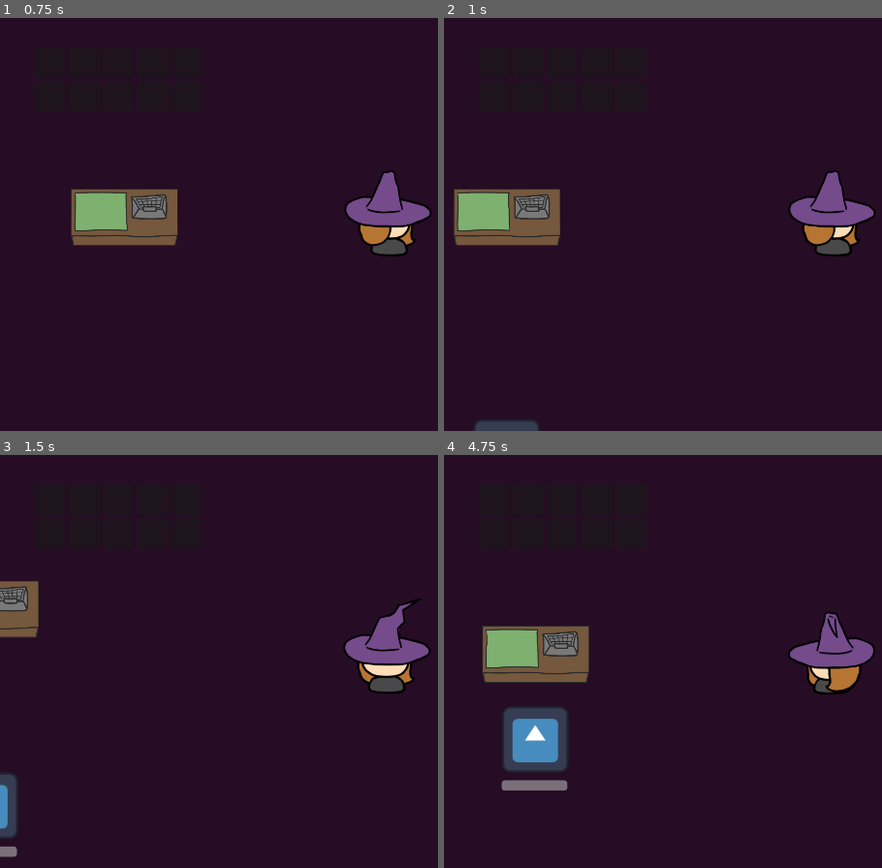
Above: before the commit, frames 1-4 (two rows, left to right).
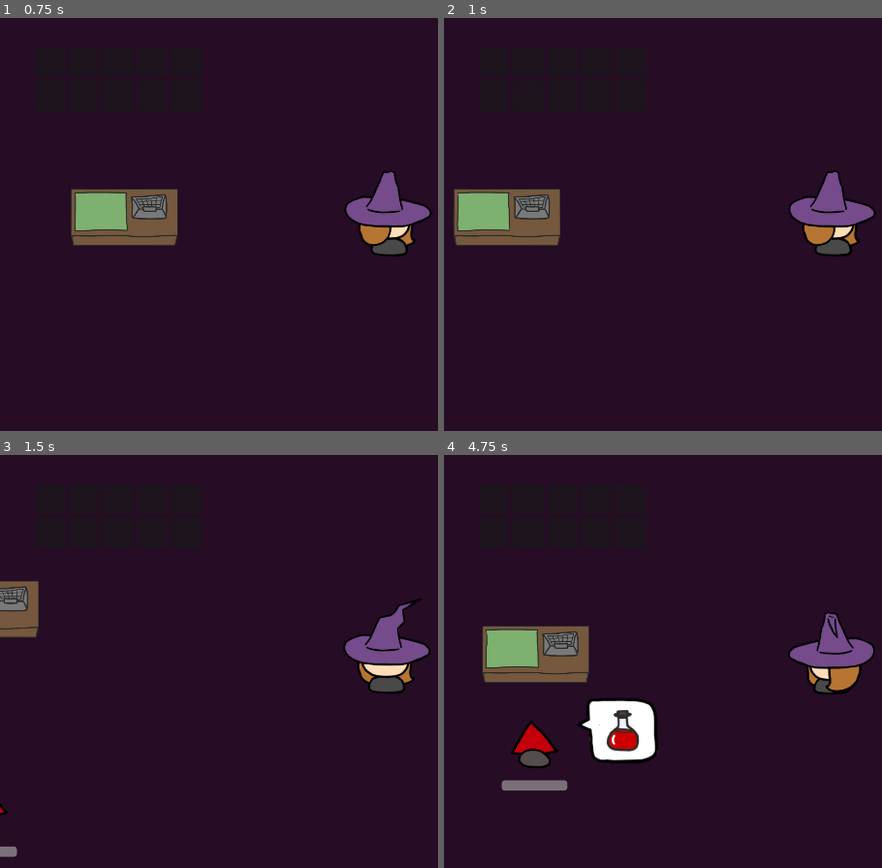
Above: after the commit, the same moments.

Repository: monaimerr/Ryhm-2
Game: Godot game, scene res://scenes/test/customer_test.tscn
Two runs of this game, one before a commit and one after it. Both use one fixed random seed, a clock stepped at 60 frames per second and the inputs below. This scene is started directly instead of the project's main scene. The engine's default icon, where the game draws it, is replaced by a stand-in: a white triangle on a blue panel in a dark square.
Inputs (mouse positions are in pixels of both pictures, inside the frame that each line leads up to):
- Up to frame 1 (0.75 s): tap Enter at 0.5 s; move the mouse to (outside the picture) at 0.52 s; hold D (right) from 0.53 s (still down); hold R (alternative interact) from 0.53 s (still down); click (outside the picture) at 0.67 s
- Up to frame 2 (1 s): keep holding D (right); keep holding R (alternative interact)
- Up to frame 3 (1.5 s): move the mouse to (232, 682) at 1.27 s; release D (right) at 1.28 s; release R (alternative interact) at 1.28 s; hold S (down) from 1.28 s (still down); tap E (interact) at 1.35 s
- Up to frame 4 (4.75 s): move the mouse to (outside the picture) at 2.02 s; release S (down) at 2.03 s; hold D (right) 2.03-2.78 s; hold R (alternative interact) 2.03-2.78 s; move the mouse to (794, 744) at 2.77 s; hold W (up) 2.78-3.53 s; tap E (interact) at 2.85, 4.35 s; click (794, 744) at 2.92 s; move the mouse to (outside the picture) at 3.52 s; hold R (alternative interact) 3.53-4.28 s; hold A (left) from 3.53 s (still down); move the mouse to (597, 599) at 4.27 s

Frame 1 is identical in both runs. In frame 2, 0.4% of the frame differs, in the area x 6-22%, y 97-100%; in frame 3, 0.6%; in frame 4, 4.7%, in the area x 13-49%, y 58-77%.

Commit message:
customers now have randomized sprites and potion request visuals

Diff:
--- /dev/null
+++ b/flask/resources/potion_requests/everything.tres
@@ -0,0 +1,7 @@
+[gd_resource type="AtlasTexture" load_steps=2 format=3 uid="uid://co61u7bqxmbo0"]
+
+[ext_resource type="Texture2D" uid="uid://din8jm4jksovf" path="res://art/components_for_customer_service.png" id="1_fx3de"]
+
+[resource]
+atlas = ExtResource("1_fx3de")
+region = Rect2(300, 900, 300, 300)
--- /dev/null
+++ b/flask/resources/potion_requests/healing.tres
@@ -0,0 +1,7 @@
+[gd_resource type="AtlasTexture" load_steps=2 format=3 uid="uid://bb5p7exgdgetk"]
+
+[ext_resource type="Texture2D" uid="uid://din8jm4jksovf" path="res://art/components_for_customer_service.png" id="1_kt2q6"]
+
+[resource]
+atlas = ExtResource("1_kt2q6")
+region = Rect2(0, 900, 300, 300)
--- /dev/null
+++ b/flask/resources/potion_requests/ill_intent.tres
@@ -0,0 +1,7 @@
+[gd_resource type="AtlasTexture" load_steps=2 format=3 uid="uid://crxr87352f70x"]
+
+[ext_resource type="Texture2D" uid="uid://din8jm4jksovf" path="res://art/components_for_customer_service.png" id="1_klo8e"]
+
+[resource]
+atlas = ExtResource("1_klo8e")
+region = Rect2(300, 300, 300, 300)
--- /dev/null
+++ b/flask/resources/potion_requests/invisibility.tres
@@ -0,0 +1,7 @@
+[gd_resource type="AtlasTexture" load_steps=2 format=3 uid="uid://dyehi7du3mfj0"]
+
+[ext_resource type="Texture2D" uid="uid://din8jm4jksovf" path="res://art/components_for_customer_service.png" id="1_4js81"]
+
+[resource]
+atlas = ExtResource("1_4js81")
+region = Rect2(300, 600, 300, 300)
--- /dev/null
+++ b/flask/resources/potion_requests/love.tres
@@ -0,0 +1,8 @@
+[gd_resource type="AtlasTexture" load_steps=2 format=3 uid="uid://cj57ojc02uddd"]
+
+[ext_resource type="Texture2D" uid="uid://din8jm4jksovf" path="res://art/components_for_customer_service.png" id="1_v5mln"]
+
+[resource]
+atlas = ExtResource("1_v5mln")
+region = Rect2(0, 300, 300, 300)
+filter_clip = true
--- /dev/null
+++ b/flask/resources/potion_requests/strength.tres
@@ -0,0 +1,7 @@
+[gd_resource type="AtlasTexture" load_steps=2 format=3 uid="uid://c4ljff5of2k5n"]
+
+[ext_resource type="Texture2D" uid="uid://din8jm4jksovf" path="res://art/components_for_customer_service.png" id="1_c4ppc"]
+
+[resource]
+atlas = ExtResource("1_c4ppc")
+region = Rect2(0, 600, 300, 300)
--- /dev/null
+++ b/flask/resources/sprite_frames/boo.tres
@@ -0,0 +1,44 @@
+[gd_resource type="SpriteFrames" load_steps=6 format=3 uid="uid://cfnotmsv1onm2"]
+
+[ext_resource type="Texture2D" uid="uid://btuybff5gjsev" path="res://art/customer_sprites.png" id="1_jd8wj"]
+
+[sub_resource type="AtlasTexture" id="AtlasTexture_r48lh"]
+atlas = ExtResource("1_jd8wj")
+region = Rect2(900, 900, 300, 300)
+
+[sub_resource type="AtlasTexture" id="AtlasTexture_dsn18"]
+atlas = ExtResource("1_jd8wj")
+region = Rect2(1200, 900, 300, 300)
+
+[sub_resource type="AtlasTexture" id="AtlasTexture_t3jej"]
+atlas = ExtResource("1_jd8wj")
+region = Rect2(301, 900, 300, 300)
+
+[sub_resource type="AtlasTexture" id="AtlasTexture_hf4lg"]
+atlas = ExtResource("1_jd8wj")
+region = Rect2(602, 900, 300, 300)
+
+[resource]
+animations = [{
+"frames": [{
+"duration": 1.0,
+"texture": SubResource("AtlasTexture_r48lh")
+}, {
+"duration": 1.0,
+"texture": SubResource("AtlasTexture_dsn18")
+}],
+"loop": true,
+"name": &"back",
+"speed": 5.0
+}, {
+"frames": [{
+"duration": 1.0,
+"texture": SubResource("AtlasTexture_t3jej")
+}, {
+"duration": 1.0,
+"texture": SubResource("AtlasTexture_hf4lg")
+}],
+"loop": true,
+"name": &"front",
+"speed": 5.0
+}]
--- /dev/null
+++ b/flask/resources/sprite_frames/grimmy.tres
@@ -0,0 +1,44 @@
+[gd_resource type="SpriteFrames" load_steps=6 format=3 uid="uid://bayr0tbfis7mw"]
+
+[ext_resource type="Texture2D" uid="uid://btuybff5gjsev" path="res://art/customer_sprites.png" id="1_7sxdo"]
+
+[sub_resource type="AtlasTexture" id="AtlasTexture_f5cuy"]
+atlas = ExtResource("1_7sxdo")
+region = Rect2(900, 1200, 300, 300)
+
+[sub_resource type="AtlasTexture" id="AtlasTexture_ihs81"]
+atlas = ExtResource("1_7sxdo")
+region = Rect2(1200, 1200, 300, 300)
+
+[sub_resource type="AtlasTexture" id="AtlasTexture_uhtkx"]
+atlas = ExtResource("1_7sxdo")
+region = Rect2(301, 1200, 300, 300)
+
+[sub_resource type="AtlasTexture" id="AtlasTexture_wwr6y"]
+atlas = ExtResource("1_7sxdo")
+region = Rect2(602, 1200, 300, 300)
+
+[resource]
+animations = [{
+"frames": [{
+"duration": 1.0,
+"texture": SubResource("AtlasTexture_f5cuy")
+}, {
+"duration": 1.0,
+"texture": SubResource("AtlasTexture_ihs81")
+}],
+"loop": true,
+"name": &"back",
+"speed": 5.0
+}, {
+"frames": [{
+"duration": 1.0,
+"texture": SubResource("AtlasTexture_uhtkx")
+}, {
+"duration": 1.0,
+"texture": SubResource("AtlasTexture_wwr6y")
+}],
+"loop": true,
+"name": &"front",
+"speed": 5.0
+}]
--- /dev/null
+++ b/flask/resources/sprite_frames/sheep_man.tres
@@ -0,0 +1,44 @@
+[gd_resource type="SpriteFrames" load_steps=6 format=3 uid="uid://xfkhr7jwoyo7"]
+
+[ext_resource type="Texture2D" uid="uid://btuybff5gjsev" path="res://art/customer_sprites.png" id="1_aykr8"]
+
+[sub_resource type="AtlasTexture" id="AtlasTexture_6vy2j"]
+atlas = ExtResource("1_aykr8")
+region = Rect2(900, 0, 300, 300)
+
+[sub_resource type="AtlasTexture" id="AtlasTexture_vqhfs"]
+atlas = ExtResource("1_aykr8")
+region = Rect2(1200, 0, 300, 300)
+
+[sub_resource type="AtlasTexture" id="AtlasTexture_ersvl"]
+atlas = ExtResource("1_aykr8")
+region = Rect2(301, 0, 300, 300)
+
+[sub_resource type="AtlasTexture" id="AtlasTexture_no01q"]
+atlas = ExtResource("1_aykr8")
+region = Rect2(602, 0, 300, 300)
+
+[resource]
+animations = [{
+"frames": [{
+"duration": 1.0,
+"texture": SubResource("AtlasTexture_6vy2j")
+}, {
+"duration": 1.0,
+"texture": SubResource("AtlasTexture_vqhfs")
+}],
+"loop": true,
+"name": &"back",
+"speed": 5.0
+}, {
+"frames": [{
+"duration": 1.0,
+"texture": SubResource("AtlasTexture_ersvl")
+}, {
+"duration": 1.0,
+"texture": SubResource("AtlasTexture_no01q")
+}],
+"loop": true,
+"name": &"front",
+"speed": 5.0
+}]
--- /dev/null
+++ b/flask/resources/sprite_frames/shimmerling.tres
@@ -0,0 +1,44 @@
+[gd_resource type="SpriteFrames" load_steps=6 format=3 uid="uid://buujr48avdsau"]
+
+[ext_resource type="Texture2D" uid="uid://btuybff5gjsev" path="res://art/customer_sprites.png" id="1_ogg72"]
+
+[sub_resource type="AtlasTexture" id="AtlasTexture_n2pnx"]
+atlas = ExtResource("1_ogg72")
+region = Rect2(900, 1500, 300, 300)
+
+[sub_resource type="AtlasTexture" id="AtlasTexture_cjvda"]
+atlas = ExtResource("1_ogg72")
+region = Rect2(1200, 1500, 300, 300)
+
+[sub_resource type="AtlasTexture" id="AtlasTexture_keuck"]
+atlas = ExtResource("1_ogg72")
+region = Rect2(301, 1500, 300, 300)
+
+[sub_resource type="AtlasTexture" id="AtlasTexture_amr6x"]
+atlas = ExtResource("1_ogg72")
+region = Rect2(602, 1500, 300, 300)
+
+[resource]
+animations = [{
+"frames": [{
+"duration": 1.0,
+"texture": SubResource("AtlasTexture_n2pnx")
+}, {
+"duration": 1.0,
+"texture": SubResource("AtlasTexture_cjvda")
+}],
+"loop": true,
+"name": &"back",
+"speed": 5.0
+}, {
+"frames": [{
+"duration": 1.0,
+"texture": SubResource("AtlasTexture_keuck")
+}, {
+"duration": 1.0,
+"texture": SubResource("AtlasTexture_amr6x")
+}],
+"loop": true,
+"name": &"front",
+"speed": 5.0
+}]
--- /dev/null
+++ b/flask/resources/sprite_frames/shroomary.tres
@@ -0,0 +1,44 @@
+[gd_resource type="SpriteFrames" load_steps=6 format=3 uid="uid://d2lfc5jou76sn"]
+
+[ext_resource type="Texture2D" uid="uid://btuybff5gjsev" path="res://art/customer_sprites.png" id="1_l3cfp"]
+
+[sub_resource type="AtlasTexture" id="AtlasTexture_iniff"]
+atlas = ExtResource("1_l3cfp")
+region = Rect2(900, 300, 300, 300)
+
+[sub_resource type="AtlasTexture" id="AtlasTexture_440bi"]
+atlas = ExtResource("1_l3cfp")
+region = Rect2(1200, 300, 300, 300)
+
+[sub_resource type="AtlasTexture" id="AtlasTexture_b3ajt"]
+atlas = ExtResource("1_l3cfp")
+region = Rect2(301, 300, 300, 300)
+
+[sub_resource type="AtlasTexture" id="AtlasTexture_7ldbe"]
+atlas = ExtResource("1_l3cfp")
+region = Rect2(602, 300, 300, 300)
+
+[resource]
+animations = [{
+"frames": [{
+"duration": 1.0,
+"texture": SubResource("AtlasTexture_iniff")
+}, {
+"duration": 1.0,
+"texture": SubResource("AtlasTexture_440bi")
+}],
+"loop": true,
+"name": &"back",
+"speed": 5.0
+}, {
+"frames": [{
+"duration": 1.0,
+"texture": SubResource("AtlasTexture_b3ajt")
+}, {
+"duration": 1.0,
+"texture": SubResource("AtlasTexture_7ldbe")
+}],
+"loop": true,
+"name": &"front",
+"speed": 5.0
+}]
--- /dev/null
+++ b/flask/resources/sprite_frames/tony.tres
@@ -0,0 +1,44 @@
+[gd_resource type="SpriteFrames" load_steps=6 format=3 uid="uid://v5qfrrdqaf16"]
+
+[ext_resource type="Texture2D" uid="uid://btuybff5gjsev" path="res://art/customer_sprites.png" id="1_a3ikj"]
+
+[sub_resource type="AtlasTexture" id="AtlasTexture_rbypv"]
+atlas = ExtResource("1_a3ikj")
+region = Rect2(900, 600, 300, 300)
+
+[sub_resource type="AtlasTexture" id="AtlasTexture_otr6f"]
+atlas = ExtResource("1_a3ikj")
+region = Rect2(1200, 600, 300, 300)
+
+[sub_resource type="AtlasTexture" id="AtlasTexture_use5n"]
+atlas = ExtResource("1_a3ikj")
+region = Rect2(301, 600, 300, 300)
+
+[sub_resource type="AtlasTexture" id="AtlasTexture_r5381"]
+atlas = ExtResource("1_a3ikj")
+region = Rect2(602, 600, 300, 300)
+
+[resource]
+animations = [{
+"frames": [{
+"duration": 1.0,
+"texture": SubResource("AtlasTexture_rbypv")
+}, {
+"duration": 1.0,
+"texture": SubResource("AtlasTexture_otr6f")
+}],
+"loop": true,
+"name": &"back",
+"speed": 5.0
+}, {
+"frames": [{
+"duration": 1.0,
+"texture": SubResource("AtlasTexture_use5n")
+}, {
+"duration": 1.0,
+"texture": SubResource("AtlasTexture_r5381")
+}],
+"loop": true,
+"name": &"front",
+"speed": 5.0
+}]
--- /dev/null
+++ b/flask/resources/sprite_frames/unexpected.tres
@@ -0,0 +1,44 @@
+[gd_resource type="SpriteFrames" load_steps=6 format=3 uid="uid://bxsno7behd0y0"]
+
+[ext_resource type="Texture2D" uid="uid://btuybff5gjsev" path="res://art/customer_sprites.png" id="1_0nb00"]
+
+[sub_resource type="AtlasTexture" id="AtlasTexture_dd7ng"]
+atlas = ExtResource("1_0nb00")
+region = Rect2(900, 1800, 300, 300)
+
+[sub_resource type="AtlasTexture" id="AtlasTexture_5dc57"]
+atlas = ExtResource("1_0nb00")
+region = Rect2(1200, 1800, 300, 300)
+
+[sub_resource type="AtlasTexture" id="AtlasTexture_ff830"]
+atlas = ExtResource("1_0nb00")
+region = Rect2(301, 1800, 300, 300)
+
+[sub_resource type="AtlasTexture" id="AtlasTexture_4oygo"]
+atlas = ExtResource("1_0nb00")
+region = Rect2(602, 1800, 300, 300)
+
+[resource]
+animations = [{
+"frames": [{
+"duration": 1.0,
+"texture": SubResource("AtlasTexture_dd7ng")
+}, {
+"duration": 1.0,
+"texture": SubResource("AtlasTexture_5dc57")
+}],
+"loop": true,
+"name": &"back",
+"speed": 5.0
+}, {
+"frames": [{
+"duration": 1.0,
+"texture": SubResource("AtlasTexture_ff830")
+}, {
+"duration": 1.0,
+"texture": SubResource("AtlasTexture_4oygo")
+}],
+"loop": true,
+"name": &"front",
+"speed": 5.0
+}]
--- a/flask/scenes/entities/characters/NPCs/customer.tscn
+++ b/flask/scenes/entities/characters/NPCs/customer.tscn
@@ -1,7 +1,25 @@
-[gd_scene load_steps=6 format=3 uid="uid://cw3477t4v07bx"]
+[gd_scene load_steps=11 format=3 uid="uid://cw3477t4v07bx"]
 
 [ext_resource type="Script" uid="uid://dwe6w5mu4qqxn" path="res://scripts/entities/characters/NPCs/customer.gd" id="1_6vy2j"]
+[ext_resource type="Texture2D" uid="uid://btuybff5gjsev" path="res://art/customer_sprites.png" id="2_6vy2j"]
+[ext_resource type="SpriteFrames" uid="uid://bxsno7behd0y0" path="res://resources/sprite_frames/unexpected.tres" id="2_vqhfs"]
 [ext_resource type="PackedScene" uid="uid://b1keub3h102q6" path="res://scenes/interaction/interaction_area.tscn" id="3_ersvl"]
+[ext_resource type="Texture2D" uid="uid://bb5p7exgdgetk" path="res://resources/potion_requests/healing.tres" id="3_no01q"]
+
+[sub_resource type="AtlasTexture" id="AtlasTexture_tfayv"]
+atlas = ExtResource("2_6vy2j")
+region = Rect2(300, 0, 300, 300)
+
+[sub_resource type="SpriteFrames" id="SpriteFrames_a0uba"]
+animations = [{
+"frames": [{
+"duration": 1.0,
+"texture": SubResource("AtlasTexture_tfayv")
+}],
+"loop": true,
+"name": &"default",
+"speed": 5.0
+}]
 
 [sub_resource type="RectangleShape2D" id="RectangleShape2D_tfayv"]
 size = Vector2(129, 128)
@@ -15,9 +33,19 @@
 [node name="Customer" type="CharacterBody2D"]
 y_sort_enabled = true
 script = ExtResource("1_6vy2j")
+spriteFrames = ExtResource("2_vqhfs")
+potionRequest = ExtResource("3_no01q")
+
+[node name="SpeechBubble" type="Sprite2D" parent="."]
+visible = false
+z_index = 1
+position = Vector2(224, -4)
+scale = Vector2(0.9, 0.9)
 
 [node name="AnimatedSprite2D" type="AnimatedSprite2D" parent="."]
-position = Vector2(65, 64)
+position = Vector2(64, 19)
+scale = Vector2(0.678333, 0.678542)
+sprite_frames = SubResource("SpriteFrames_a0uba")
 
 [node name="CustomerCollision" type="CollisionShape2D" parent="."]
 position = Vector2(64.5, 65)
--- a/flask/scenes/entities/characters/NPCs/customer_path_follow.tscn
+++ b/flask/scenes/entities/characters/NPCs/customer_path_follow.tscn
@@ -1,19 +1,7 @@
-[gd_scene load_steps=5 format=3 uid="uid://duyo58ap5vswk"]
+[gd_scene load_steps=3 format=3 uid="uid://duyo58ap5vswk"]
 
 [ext_resource type="Script" uid="uid://3nkiv502miml" path="res://scripts/entities/characters/NPCs/customer_path_follow.gd" id="1_5awvs"]
 [ext_resource type="PackedScene" uid="uid://cw3477t4v07bx" path="res://scenes/entities/characters/NPCs/customer.tscn" id="1_fjnjl"]
-[ext_resource type="Texture2D" uid="uid://cyp6ptlwrgc78" path="res://art/icon.svg" id="2_5awvs"]
-
-[sub_resource type="SpriteFrames" id="SpriteFrames_6cfik"]
-animations = [{
-"frames": [{
-"duration": 1.0,
-"texture": ExtResource("2_5awvs")
-}],
-"loop": true,
-"name": &"default",
-"speed": 5.0
-}]
 
 [node name="CustomerPathFollow" type="PathFollow2D"]
 y_sort_enabled = true
@@ -26,7 +14,6 @@
 [node name="Customer" parent="." instance=ExtResource("1_fjnjl")]
 visible = false
 rotation = 1.5708
-spriteFrames = SubResource("SpriteFrames_6cfik")
 
 [node name="ToggleVisibility" type="Timer" parent="."]
 wait_time = 0.5
--- a/flask/scripts/entities/characters/NPCs/customer.gd
+++ b/flask/scripts/entities/characters/NPCs/customer.gd
@@ -4,14 +4,17 @@
 @onready var animated_sprite_2d: AnimatedSprite2D = $AnimatedSprite2D
 @export var spriteFrames: SpriteFrames
 @export var canMove = true
+@export var potionRequest: AtlasTexture
 @onready var wait_timer: Timer = $WaitTimer
 @onready var collision_shape_2d: CollisionShape2D = $Blocked/CollisionShape2D
 @onready var interaction_collision: CollisionShape2D = $Interactable/CollisionShape2D
 @onready var wait_time_progress_bar: ProgressBar = $WaitTimeProgressBar
+@onready var speech_bubble: Sprite2D = $SpeechBubble
 
 
 func _ready() -> void:
 	animated_sprite_2d.sprite_frames = spriteFrames
+	speech_bubble.texture = potionRequest
 	interactable.interact = _on_interact
 	interactable.is_interactable = false
 
@@ -39,10 +42,13 @@
 	#print("area entered")
 	canMove = false
 	interactable.is_interactable = true
+	speech_bubble.show()
 
 
 func _on_area_2d_area_exited(area: Area2D) -> void:
 	canMove = true
+	speech_bubble.hide()
+
 
 
 func _on_wait_timer_timeout() -> void:
--- a/flask/scripts/entities/characters/NPCs/customer_path.gd
+++ b/flask/scripts/entities/characters/NPCs/customer_path.gd
@@ -2,6 +2,29 @@
 
 # Loads the scene that is required to spawn new customers
 @onready var customer_path_follow_scene = preload("res://scenes/entities/characters/NPCs/customer_path_follow.tscn")
+
+# Loads all the spriteFrames that are used by customers
+@onready var boo = preload("res://resources/sprite_frames/boo.tres")
+@onready var grimmy = preload("res://resources/sprite_frames/grimmy.tres")
+@onready var sheep_man = preload("res://resources/sprite_frames/sheep_man.tres")
+@onready var shimmerling = preload("res://resources/sprite_frames/shimmerling.tres")
+@onready var shroomary = preload("res://resources/sprite_frames/shroomary.tres")
+@onready var tony = preload("res://resources/sprite_frames/tony.tres")
+@onready var unexpected = preload("res://resources/sprite_frames/unexpected.tres")
+
+@onready var sprite_frames = [boo, grimmy, sheep_man, shimmerling, shroomary, tony, unexpected]
+
+# Loads all potion requests
+@onready var everything = preload("res://resources/potion_requests/everything.tres")
+@onready var healing = preload("res://resources/potion_requests/healing.tres")
+@onready var ill = preload("res://resources/potion_requests/ill_intent.tres")
+@onready var invisibility = preload("res://resources/potion_requests/invisibility.tres")
+@onready var love = preload("res://resources/potion_requests/love.tres")
+@onready var strength = preload("res://resources/potion_requests/strength.tres")
+
+@onready var potion_requests = [everything, healing, ill, invisibility, love, strength]
+
+
 @export var max_customers = 3
 var canSpawn = false
 
@@ -9,6 +32,8 @@
 func _on_customer_spawn_timer_timeout() -> void:
 	if canSpawn and get_child_count() < max_customers:
 		var instance = customer_path_follow_scene.instantiate()
+		instance.get_node("Customer").spriteFrames = sprite_frames.pick_random()
+		instance.get_node("Customer").potionRequest = potion_requests.pick_random() # no way to check if plyer has right potion!
 		add_child(instance)
 		print(get_child_count())
 
--- a/flask/scripts/entities/characters/NPCs/customer_path_follow.gd
+++ b/flask/scripts/entities/characters/NPCs/customer_path_follow.gd
@@ -3,6 +3,7 @@
 @onready var customer: CharacterBody2D = $Customer
 @export var moveBy = 150
 @onready var timer = $Customer/WaitTimer
+@onready var customerAnimatedSprite = $Customer/AnimatedSprite2D
 
 
 func _ready() -> void:
@@ -10,13 +11,19 @@
 
 func _process(delta: float) -> void:
 	if customer.canMove:
+		customerAnimatedSprite.play()
 		move_customer(delta)
+	else:
+		customerAnimatedSprite.stop()
 	if progress_ratio >= 1:
 		print("Customer deleted")
 		queue_free()
 
 func move_customer(delta):
 	progress += moveBy * delta
+	if progress_ratio > 0.55:
+		customerAnimatedSprite.animation = "front"
+
 
 func customer_timeout():
 	print("timeout")
